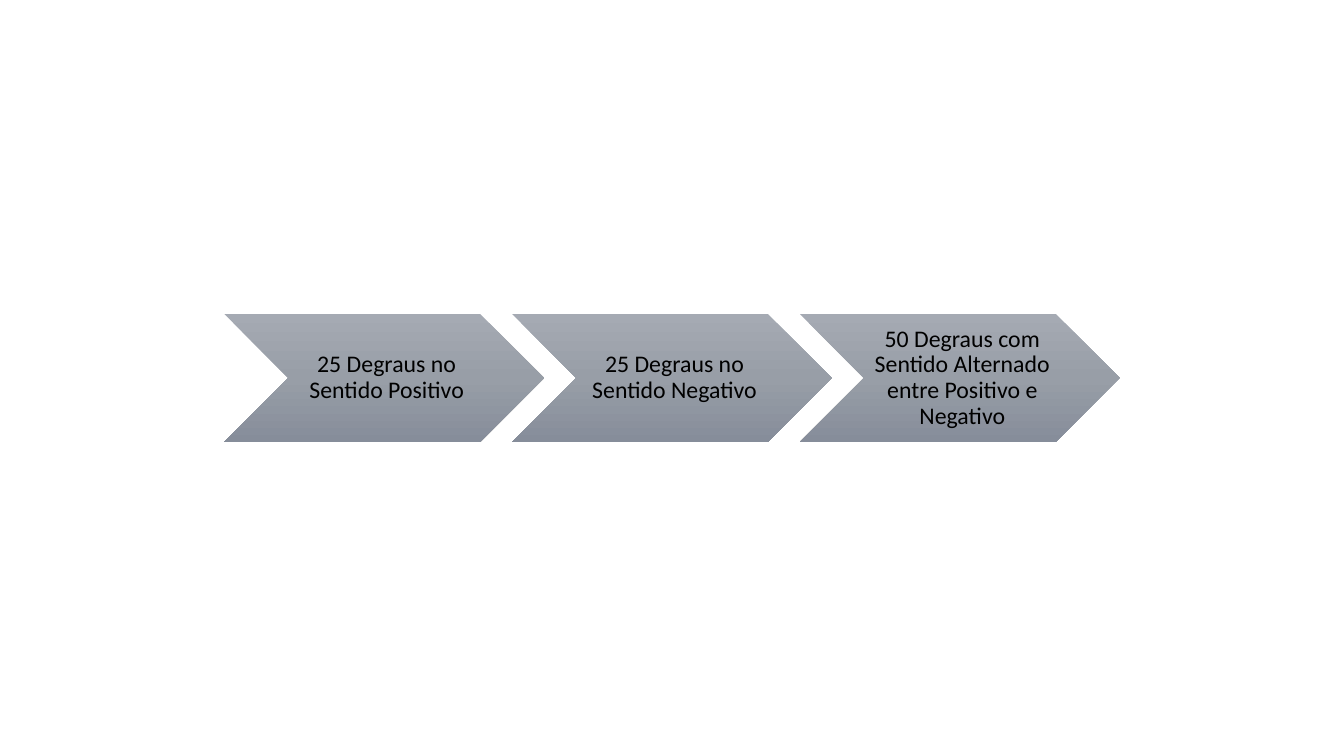
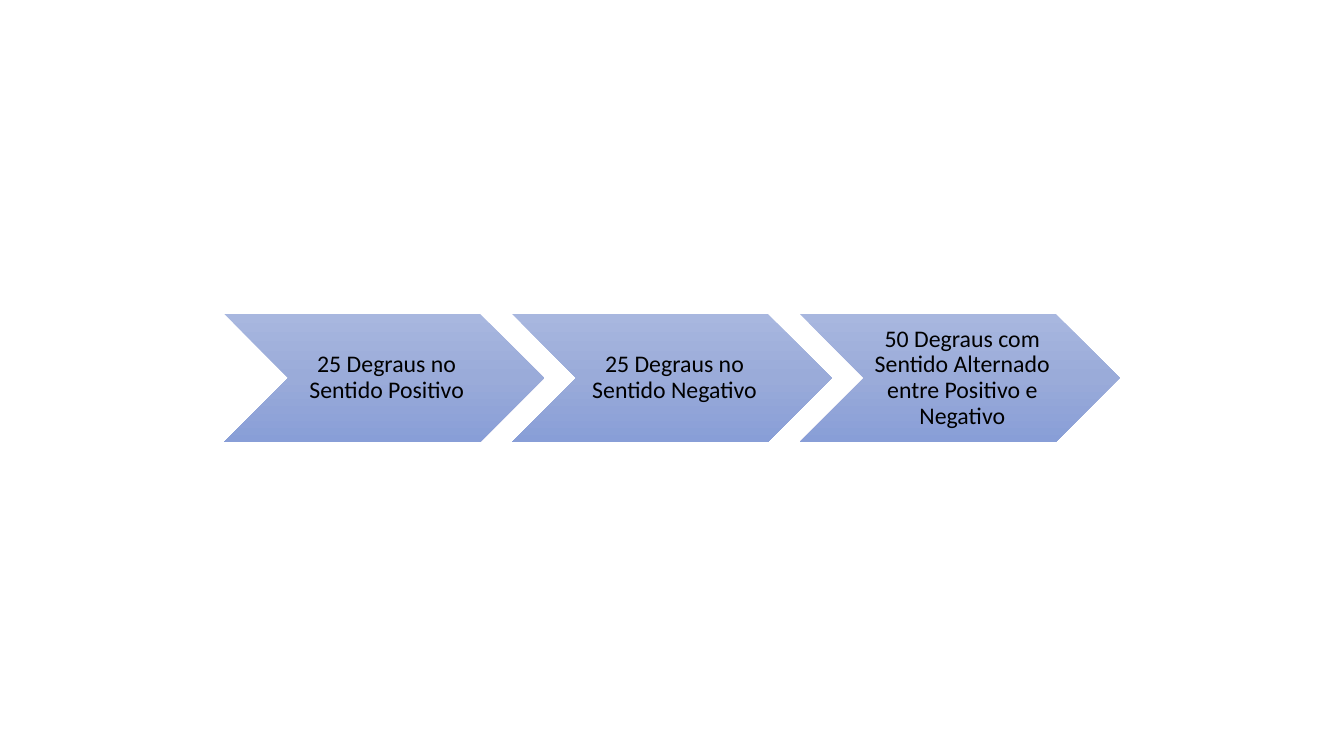
Before and after one commit to Lucas-puc/TCC, a slide deck: slide 4 of Documentação/Consulta/Utilidades.pptx (slide 3 before the commit). Drawn at 1344x756 pixels with LibreOffice and Linux fonts; fonts in the diff are those of the drawing. Boxes give left, top, right and bottom in pixels: in the first picture for what was removed or moved away, otherwise in the second. Text is boxed around its words. In the diff, an @@ line names an element or a change of style, - is before the commit and + after.

```diff
--- a/Documentação/Consulta/Utilidades.pptx
+++ b/Documentação/Consulta/Utilidades.pptx
@@ fill gradient #A5AAB3 to #999EA7 to #878E9A to gradient #A8B7DF to #9AABD9 to #889ED7 in 3 elements at bbox=[224, 315, 543, 443], bbox=[512, 315, 832, 443], bbox=[801, 315, 1120, 443] @@
```
Also in this commit, not shown: 1 slide added, 15 other files.
